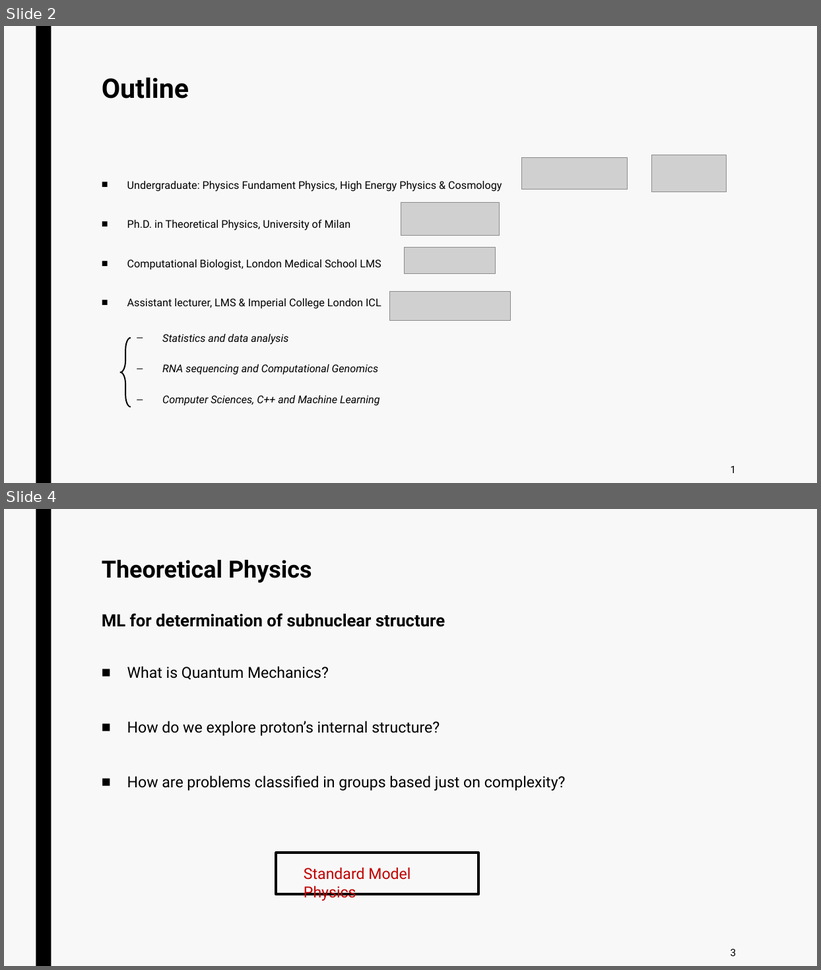
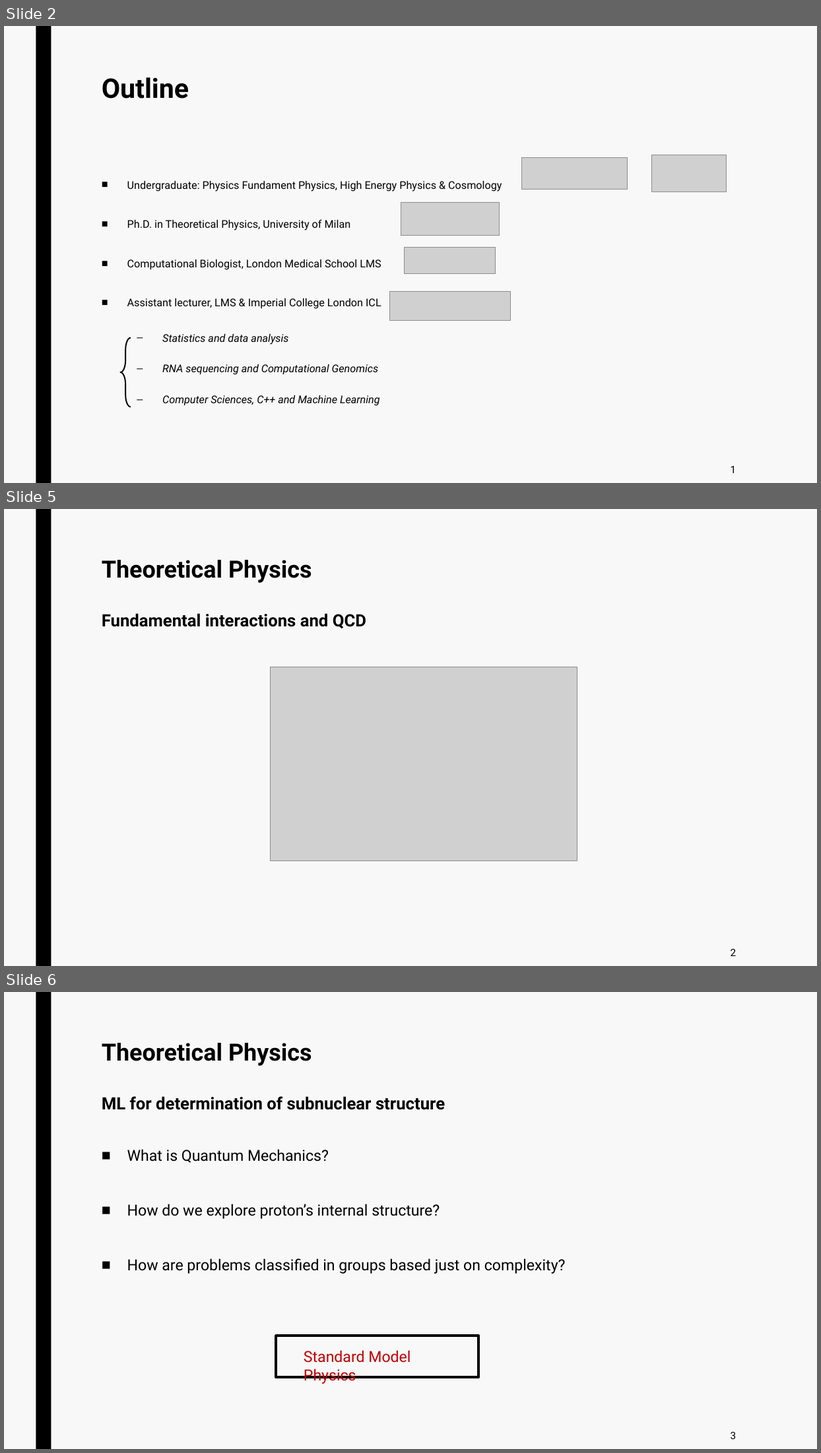
Before and after one commit to jurtasun/presentations, a slide deck: 202306_CRG_Postdoc/230623_GRG_Postdoc.ppt. Shown one above the other, each under a label of ours: slides 2 and 4 before the commit, slides 2, 5 and 6 after it; the slides between them are not shown. The pictures are 821x970 and 821x1453 pixels, drawn with LibreOffice and Linux fonts; fonts in the diff are those of the drawing; grey boxes stand for pictures. Boxes give left, top, right and bottom in pixels: in the first picture for what was removed or moved away, otherwise in the second. Text is boxed around its words. In the diff, an @@ line names an element or a change of style, - is before the commit and + after.

```diff
--- a/202306_CRG_Postdoc/230623_GRG_Postdoc.ppt
+++ b/202306_CRG_Postdoc/230623_GRG_Postdoc.ppt
@@ slide 5 added at (4,509,817,966), background #F8F8F8; not listed: 1 template element that a slide beside it also shows @@
@@ title added at (102,560,366,628), 20 pt, text #000000, bold @@
+Theoretical Physics
+Fundamental interactions and QCD
@@ picture added at (271,667,578,861) @@
@@ text added at (731,949,737,956), 12 pt, text #000000 @@
+2
@@ what was slide 4 is now slide 6 @@
```
Also in this commit, not shown: 2 slides changed, 2 other slides added, 7 other files.
